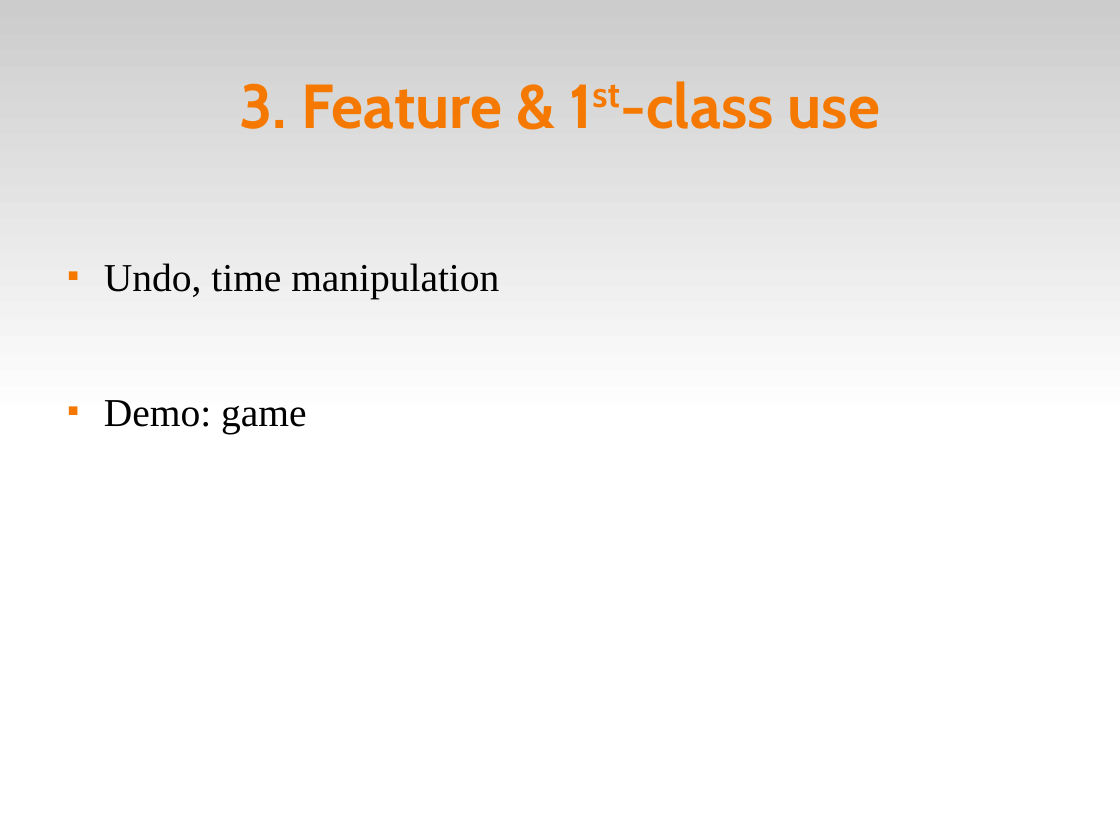
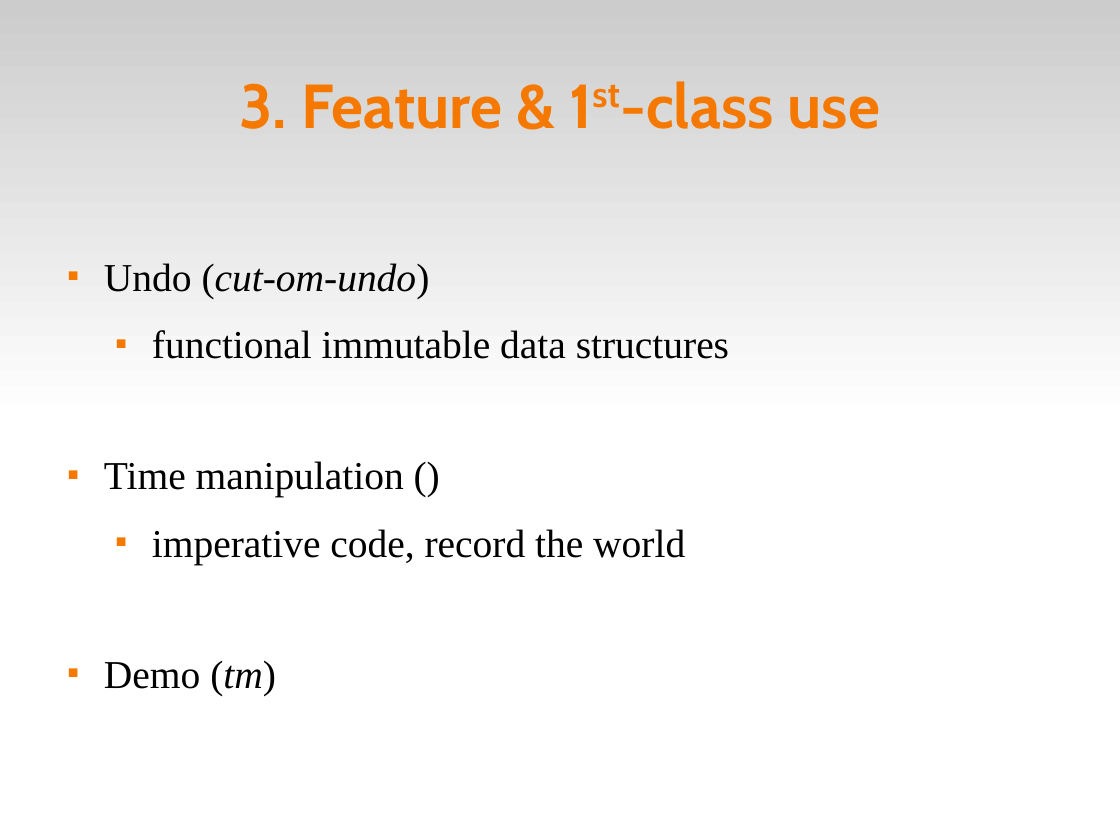
Before and after one commit to fsantanna-no/ceu-docs, a slide deck: slide 5 of TM/ceu_tm.odp. Drawn at 1120x840 pixels with LibreOffice and Linux fonts; fonts in the diff are those of the drawing. Boxes give left, top, right and bottom in pixels: in the first picture for what was removed or moved away, otherwise in the second. Text is boxed around its words. In the diff, an @@ line names an element or a change of style, - is before the commit and + after.

```diff
--- a/TM/ceu_tm.odp
+++ b/TM/ceu_tm.odp
@@ text at (x1=104, y1=263, x2=729, y2=696): text changed @@
-■ Undo, time manipulation
-■ Demo: game
+■ Undo (cut-om-undo)
+  ■ functional immutable data structures
+■ Time manipulation ()
+  ■ imperative code, record the world
+■ Demo (tm)
```
Also in this commit, not shown: 9 other slides changed, 4 slides added, 3 slides removed, 7 other files.
